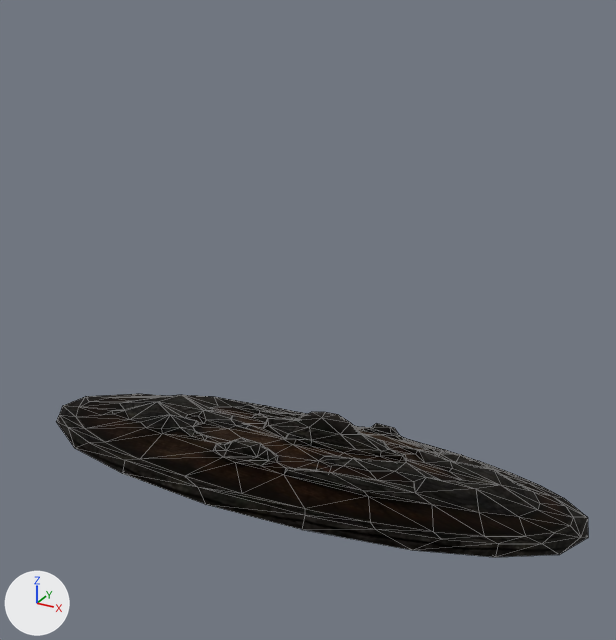
The glTF model assets/models/ITSH_SHIELD_A_WOLF.glb, before and after one commit.
One viewpoint serves both versions: a camera (50 mm lens) standing at (0.49, -0.822, 0.714) and looking at (-0.02, 0.105, 0.251). Arrows for +X, +Y and +Z are at lower left; the lights stay in place. Mesh edges are drawn as thin lines. Vertices at the same position are counted once.
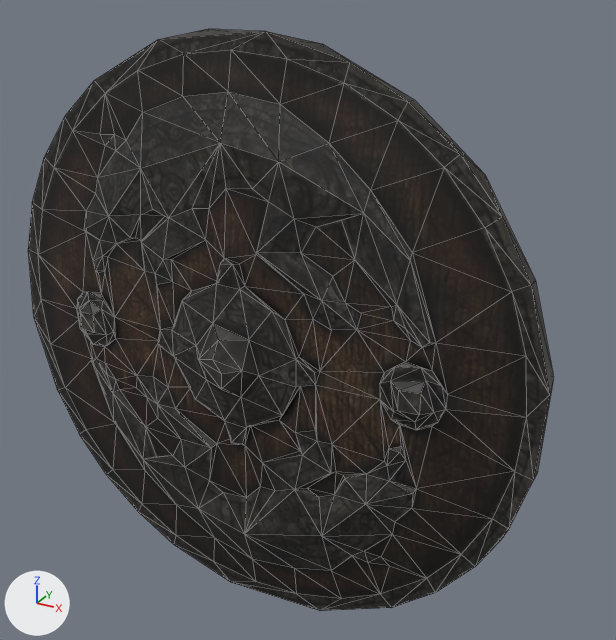
Location of each change, [x1, y1, x2, y2] in pixels of the pictures (616 x 640 px):
```json
{"object": "Mesh", "change": "surface changed, reshaped", "before": [56, 394, 588, 557], "after": [28, 29, 554, 611], "on screen": "255% taller"}
```

Edits to the scene script, one JSON object a line:
```json
{"op": "set", "path": "mat_0009_shield_wolf_c.metallic", "old": "1.0", "new": "0.0"}
{"op": "set", "path": "mat_0009_shield_wolf_c.roughness", "old": "1.0", "new": "0.5"}
{"block": "me_mesh", "where": "me_mesh.from_pydata(...)  # 333 vertices, 662 faces; spans x -0.368..0.373, y -0.232..0.448, z -0.127..0.201"}
{"block": "me_mesh", "where": "# used by ob_mesh; location = (0.0, 0.0, 0.0)"}
{"block": "me_mesh", "change": "me_mesh part 1: the whole mesh is multiplied about its middle by the matrix ((0.022, 0.893, -0.45), (-0.018, -0.449, -0.893), (-1.0, 0.028, 0.006)), then moved by (-0.036, -0.129, 0.223)"}
```
